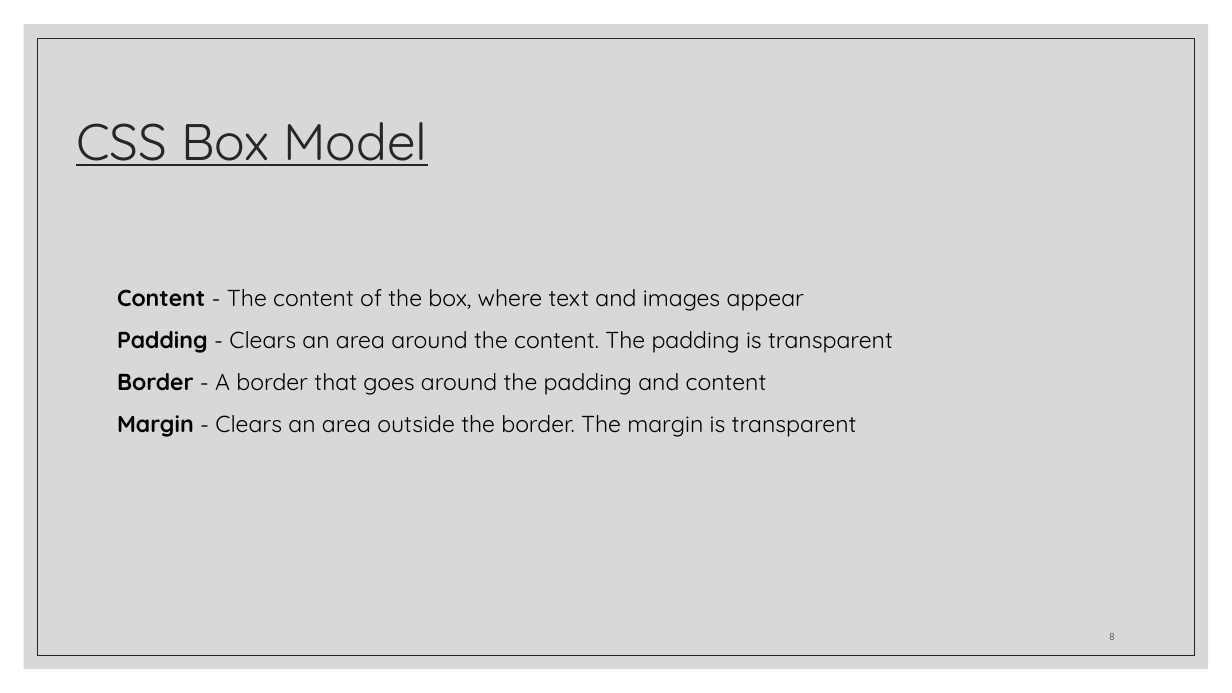
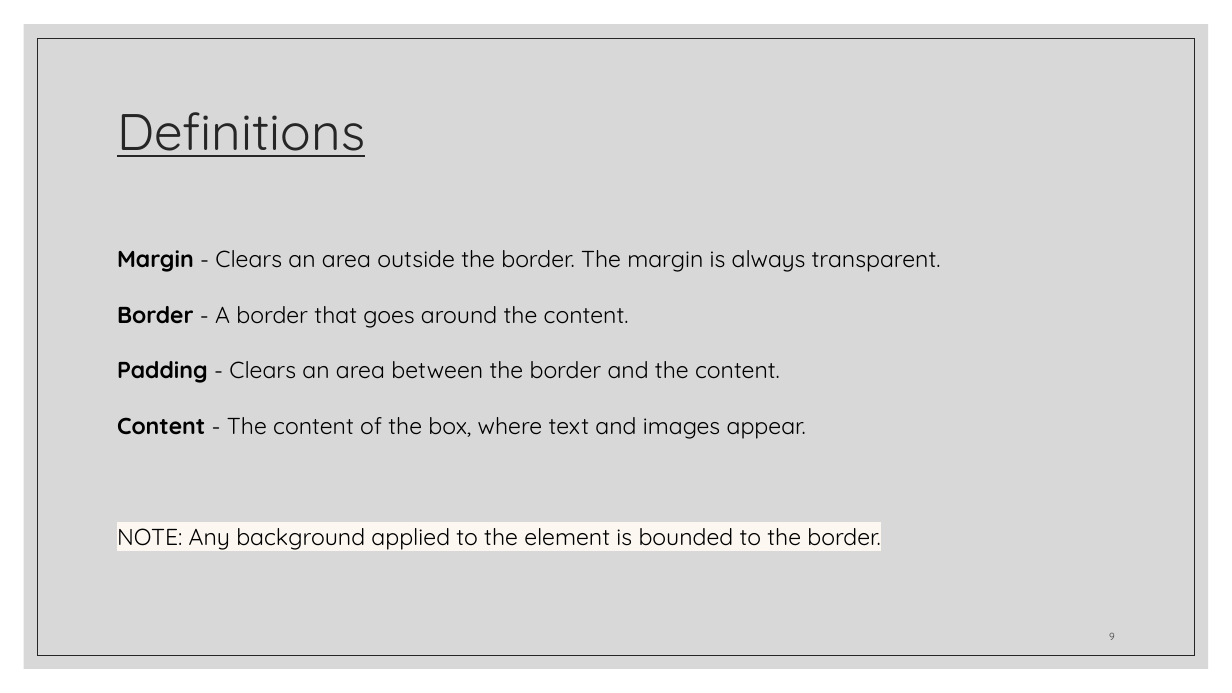
Before and after one commit to zackstotts/base-node-curriculum, a slide deck: slide 9 of unit_00/html_review/03 CSS.pptx (slide 8 before the commit). Drawn at 1232x693 pixels with LibreOffice and Linux fonts; fonts in the diff are those of the drawing. Boxes give left, top, right and bottom in pixels: in the first picture for what was removed or moved away, otherwise in the second. Text is boxed around its words. In the diff, an @@ line names an element or a change of style, - is before the commit and + after.

```diff
--- a/unit_00/html_review/03 CSS.pptx
+++ b/unit_00/html_review/03 CSS.pptx
@@ title at (117, 112, 365, 157): text changed @@
-CSS Box Model
+Definitions
@@ text at (117, 250, 941, 550): text changed @@
-Content - The content of the box, where text and images appear
-Padding - Clears an area around the content. The padding is transparent
-Border - A border that goes around the padding and content
-Margin - Clears an area outside the border. The margin is transparent
+Margin - Clears an area outside the border. The margin is always transparent.
+Border - A border that goes around the content.
+Padding - Clears an area between the border and the content.
+Content - The content of the box, where text and images appear.
+NOTE: Any background applied to the element is bounded to the border.
```
Also in this commit, not shown: 28 other slides changed, 9 slides added, 2 slides removed.
